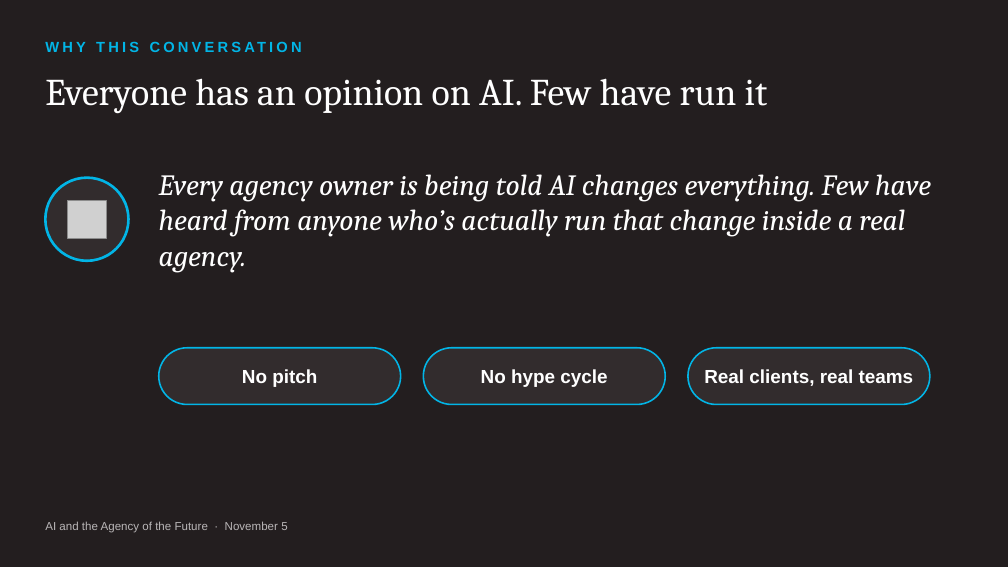
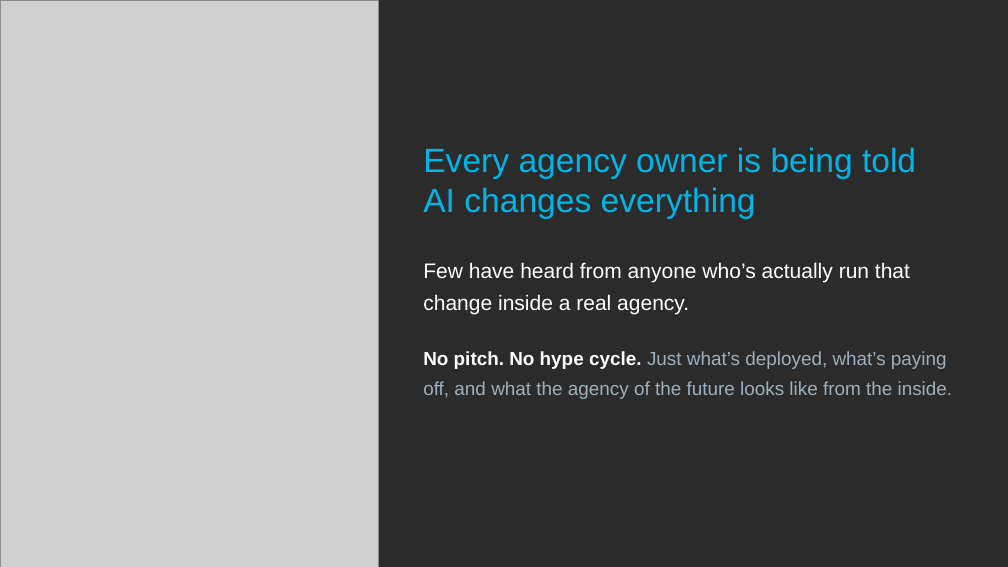
Before and after one commit to ynnahilary/hennessey, a slide deck: slide 3 of webinars/2026-11-05/november_webinar_deck.pptx. Drawn at 1008x567 pixels with LibreOffice and Linux fonts; fonts in the diff are those of the drawing; grey boxes stand for pictures; background and template pictures are left out; a plain dark background stands for a picture behind light text. Boxes give left, top, right and bottom in pixels: in the first picture for what was removed or moved away, otherwise in the second. Text is boxed around its words. In the diff, an @@ line names an element or a change of style, - is before the commit and + after.

```diff
--- a/webinars/2026-11-05/november_webinar_deck.pptx
+++ b/webinars/2026-11-05/november_webinar_deck.pptx
@@ background #231E1F to picture (left out) @@
@@ picture added at bbox=[0, 0, 378, 567] @@
@@ text removed at bbox=[45, 38, 650, 64] @@
-WHY THIS CONVERSATION
@@ title "Every agency owner is being ..." at bbox=[423, 147, 916, 219]: vertical alignment top to bottom @@
@@ title at bbox=[423, 147, 916, 219]: text changed; size 36 to 32 pt; font Cambria to Arial; text colour #FFFFFF to #02B5E6 @@
-Everyone has an opinion on AI. Few have run it
+Every agency owner is being told AI changes everything
@@ ellipse removed at bbox=[45, 178, 129, 261] @@
@@ picture removed at bbox=[68, 200, 107, 239] @@
@@ text at bbox=[423, 262, 910, 315]: text changed; size 28 to 20 pt; font Cambria to Arial; italic off @@
-Every agency owner is being told AI changes everything. Few have heard from anyone who’s actually run that change inside a real agency.
+Few have heard from anyone who’s actually run that change inside a real agency.
@@ rounded rectangle removed at bbox=[159, 348, 401, 405] @@
@@ rounded rectangle removed at bbox=[423, 348, 665, 405] @@
@@ text added at bbox=[423, 351, 953, 399], 18 pt, text #9FB0BB @@
+No pitch. No hype cycle. Just what’s deployed, what’s paying off, and what the agency of the future looks like from the inside.
@@ rounded rectangle removed at bbox=[688, 348, 930, 405] @@
@@ text removed at bbox=[242, 369, 317, 387] @@
-No pitch
@@ text removed at bbox=[481, 369, 607, 387] @@
-No hype cycle
@@ text removed at bbox=[704, 369, 914, 386] @@
-Real clients, real teams
@@ text removed at bbox=[45, 521, 287, 533] @@
-AI and the Agency of the Future · November 5
```
Also in this commit, not shown: 13 other slides changed, 4 other files.
